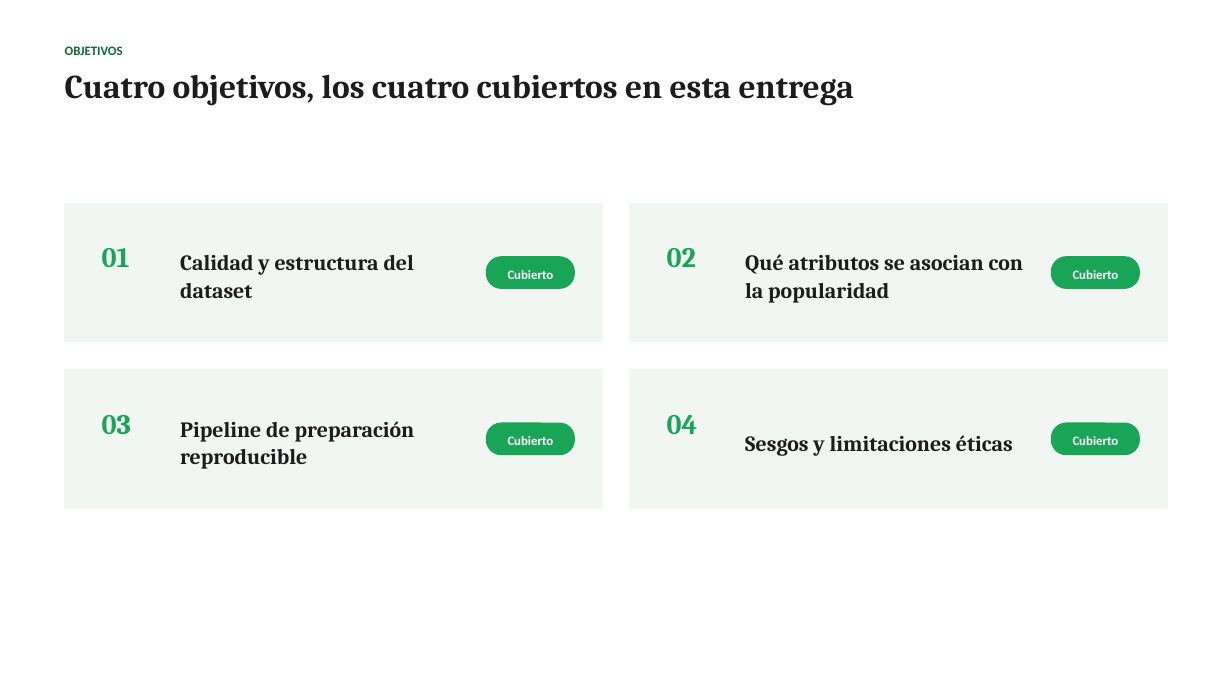
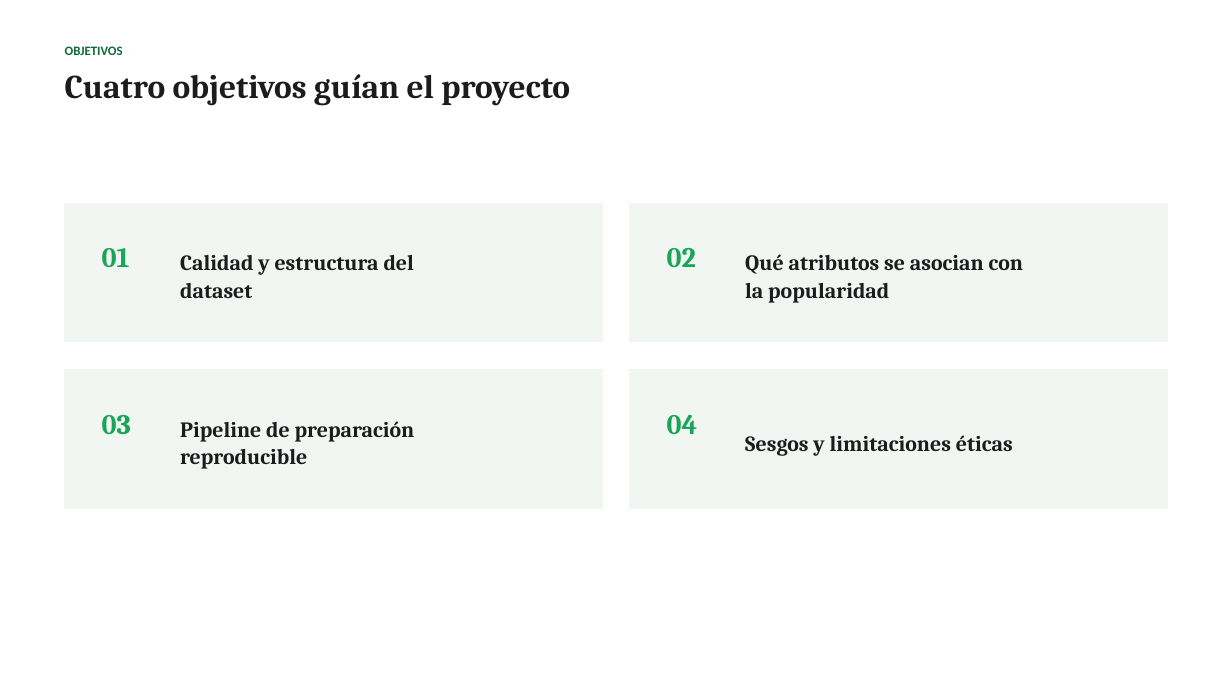
Before and after one commit to Felipe-Ahumada/Spotify-Tracks-Dataset, a slide deck: slide 3 of docs/EP1_Spotify_Presentacion_1.pptx. Drawn at 1232x693 pixels with LibreOffice and Linux fonts; fonts in the diff are those of the drawing. Boxes give left, top, right and bottom in pixels: in the first picture for what was removed or moved away, otherwise in the second. Text is boxed around its words. In the diff, an @@ line names an element or a change of style, - is before the commit and + after.

```diff
--- a/docs/EP1_Spotify_Presentacion_1.pptx
+++ b/docs/EP1_Spotify_Presentacion_1.pptx
@@ text at [65,74,570,105]: text changed @@
-Cuatro objetivos, los cuatro cubiertos en esta entrega
+Cuatro objetivos guían el proyecto
@@ rounded rectangle removed at [486,257,574,288] @@
@@ rounded rectangle removed at [1052,257,1140,288] @@
@@ text removed at [508,270,554,279] @@
-Cubierto
@@ text removed at [1073,270,1119,279] @@
-Cubierto
@@ rounded rectangle removed at [486,423,574,455] @@
@@ text removed at [508,436,554,445] @@
-Cubierto
@@ rounded rectangle removed at [1052,423,1140,455] @@
@@ text removed at [1073,436,1119,445] @@
-Cubierto
```
Also in this commit, not shown: 4 other slides changed, 5 slides added, 11 slides removed, 7 other files.
